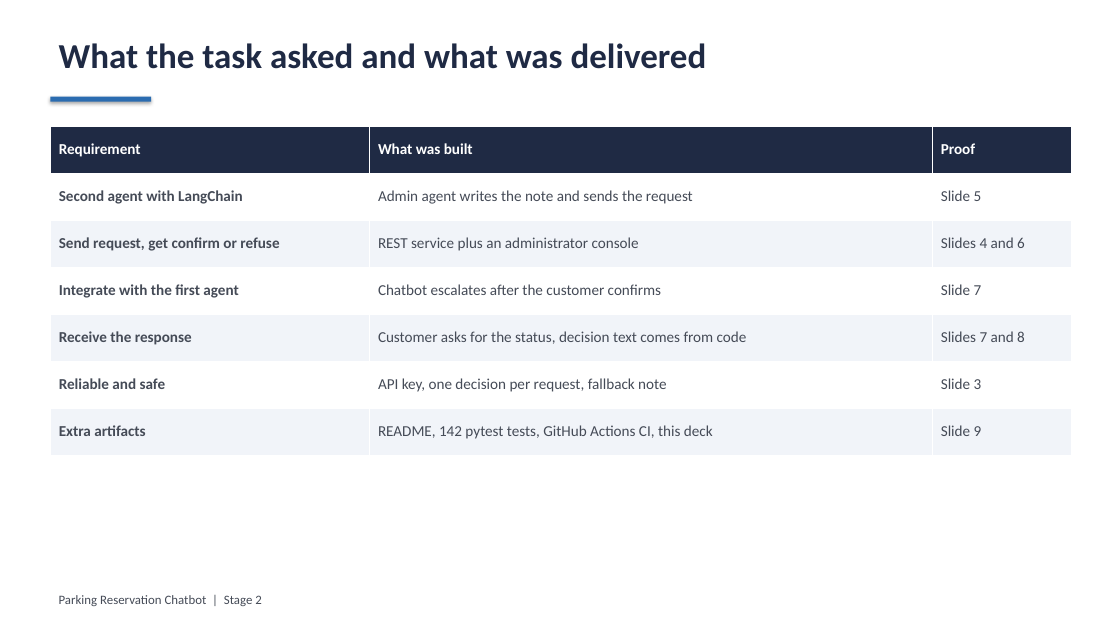
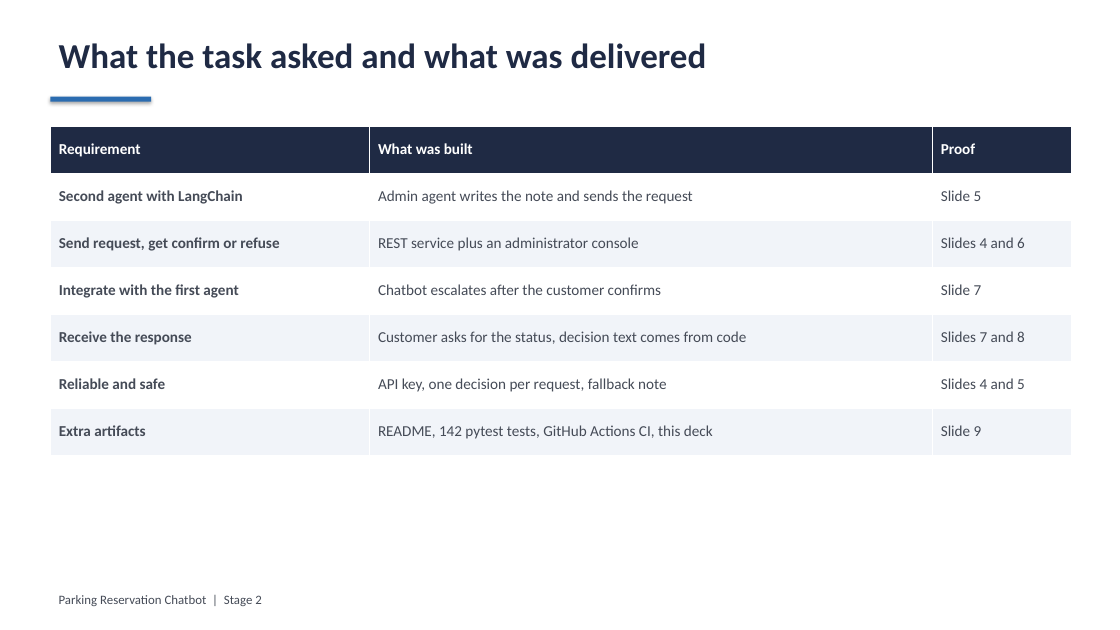
Before and after one commit to likhithe2204/parking-chatbot, a slide deck: slide 2 of docs/parking_chatbot_stage2.pptx. Drawn at 1120x630 pixels with LibreOffice and Linux fonts; fonts in the diff are those of the drawing. Boxes give left, top, right and bottom in pixels: in the first picture for what was removed or moved away, otherwise in the second. Text is boxed around its words. In the diff, an @@ line names an element or a change of style, - is before the commit and + after.

Commit message:
Stage 2: fix slide reference in the deck

```diff
--- a/docs/parking_chatbot_stage2.pptx
+++ b/docs/parking_chatbot_stage2.pptx
@@ table at <box>50,126,1071,455</box> @@
-row 6, column 3: Slide 3
+row 6, column 3: Slides 4 and 5
```
Also in this commit, not shown: 1 other file.
